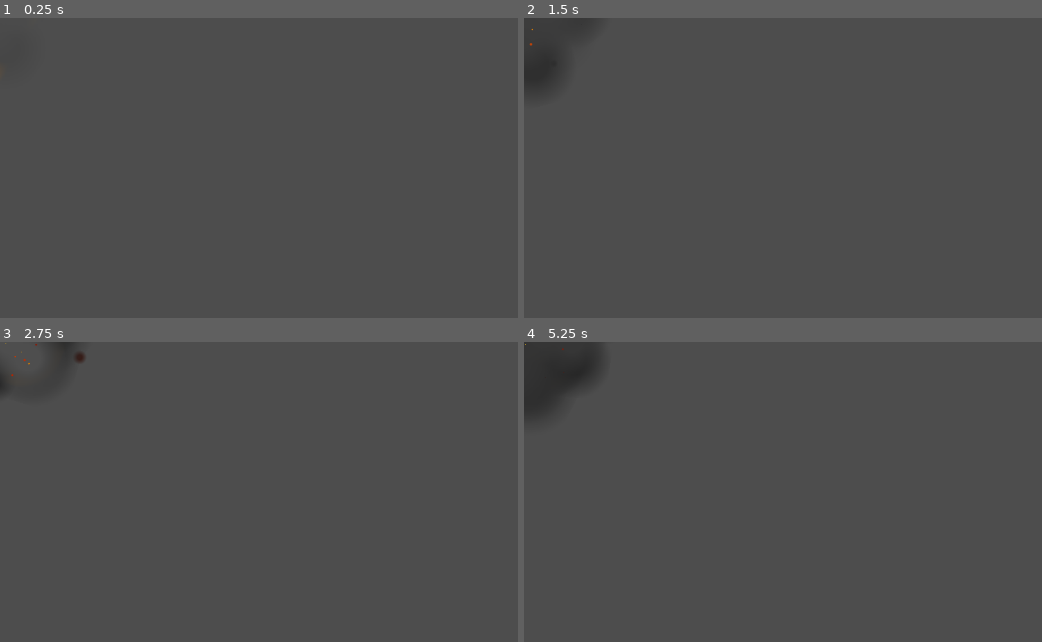
Above: before the commit, frames 1-4 (two rows, left to right).
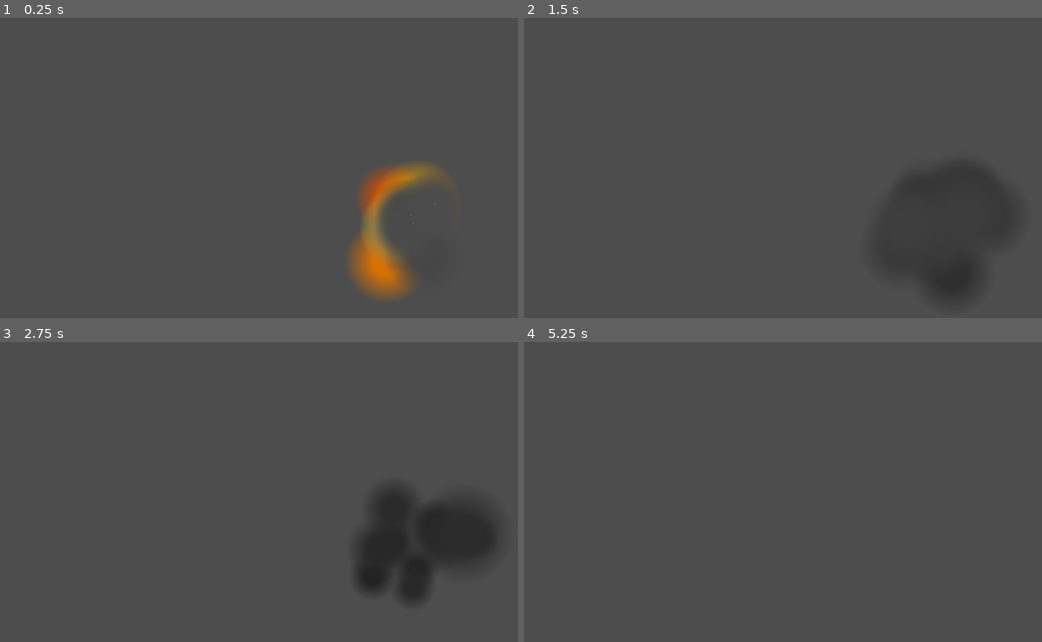
Above: after the commit, the same moments.

Repository: BlurryGames/VFXSecrets
Game: Godot game, scene res://05Explosions/DesigningTheMainExplosion/designing_the_main_explosion.tscn
The game is run twice, just before and just after one commit, with the same random seed, the same clock (stepped at 60 frames per second) and the same inputs. The project has no main scene, so this scene is started directly.
Inputs:
- Up to frame 1 (0.25 s): no input
- Up to frame 2 (1.5 s): tap Enter (ui_accept) at 0.5, 0.77 s
- Up to frame 3 (2.75 s): tap Enter (ui_accept) at 1.52 s
- Up to frame 4 (5.25 s): tap Enter (ui_accept) at 3.02, 3.5, 3.77, 4.25, 4.52, 5 s

The runs differ from the first frame. In frame 1, 3.5% of the frame differs, in the area x 67-85%, y 48-94%; in frame 2, 1.2%; in frame 3, 5.7%, in the area x 0-96%, y 0-87%; in frame 4, 2.2%.

Commit message:
Section5: Explosions / Lesson7: Animating the complete explosion

Diff:
--- a/05Explosions/DesigningTheMainExplosion/designing_the_main_explosion.tscn
+++ b/05Explosions/DesigningTheMainExplosion/designing_the_main_explosion.tscn
@@ -114,18 +114,241 @@
 scale_curve = SubResource("CurveTexture_ejmps")
 color_ramp = ExtResource("1_otcr2")
 
+[sub_resource type="Animation" id="Animation_kwllr"]
+resource_name = "explode"
+length = 3.0
+step = 0.05
+tracks/0/type = "value"
+tracks/0/imported = false
+tracks/0/enabled = true
+tracks/0/path = NodePath("Explosion/FireBallParticles2D:emitting")
+tracks/0/interp = 1
+tracks/0/loop_wrap = true
+tracks/0/keys = {
+"times": PackedFloat32Array(0, 0.5),
+"transitions": PackedFloat32Array(1, 1),
+"update": 1,
+"values": [true, false]
+}
+tracks/1/type = "value"
+tracks/1/imported = false
+tracks/1/enabled = true
+tracks/1/path = NodePath("Explosion/FireTrails/FireTrailParticles2D:emitting")
+tracks/1/interp = 1
+tracks/1/loop_wrap = true
+tracks/1/keys = {
+"times": PackedFloat32Array(0.05, 0.55),
+"transitions": PackedFloat32Array(1, 1),
+"update": 1,
+"values": [true, false]
+}
+tracks/2/type = "value"
+tracks/2/imported = false
+tracks/2/enabled = true
+tracks/2/path = NodePath("Explosion/FireTrails/FireTrailParticles2D2:emitting")
+tracks/2/interp = 1
+tracks/2/loop_wrap = true
+tracks/2/keys = {
+"times": PackedFloat32Array(0.15, 0.65),
+"transitions": PackedFloat32Array(1, 1),
+"update": 1,
+"values": [true, false]
+}
+tracks/3/type = "value"
+tracks/3/imported = false
+tracks/3/enabled = true
+tracks/3/path = NodePath("Explosion/FireTrails/FireTrailParticles2D3:emitting")
+tracks/3/interp = 1
+tracks/3/loop_wrap = true
+tracks/3/keys = {
+"times": PackedFloat32Array(0.25, 0.75),
+"transitions": PackedFloat32Array(1, 1),
+"update": 1,
+"values": [true, false]
+}
+tracks/4/type = "value"
+tracks/4/imported = false
+tracks/4/enabled = true
+tracks/4/path = NodePath("Explosion/FireTrails/FireTrailParticles2D4:emitting")
+tracks/4/interp = 1
+tracks/4/loop_wrap = true
+tracks/4/keys = {
+"times": PackedFloat32Array(0.1, 0.6),
+"transitions": PackedFloat32Array(1, 1),
+"update": 1,
+"values": [true, false]
+}
+tracks/5/type = "value"
+tracks/5/imported = false
+tracks/5/enabled = true
+tracks/5/path = NodePath("Explosion/FireTrails/FireTrailParticles2D5:emitting")
+tracks/5/interp = 1
+tracks/5/loop_wrap = true
+tracks/5/keys = {
+"times": PackedFloat32Array(0.05, 0.55),
+"transitions": PackedFloat32Array(1, 1),
+"update": 1,
+"values": [true, false]
+}
+tracks/6/type = "value"
+tracks/6/imported = false
+tracks/6/enabled = true
+tracks/6/path = NodePath("Explosion/FireBurstParticles2D:emitting")
+tracks/6/interp = 1
+tracks/6/loop_wrap = true
+tracks/6/keys = {
+"times": PackedFloat32Array(0, 0.5),
+"transitions": PackedFloat32Array(1, 1),
+"update": 1,
+"values": [true, false]
+}
+tracks/7/type = "value"
+tracks/7/imported = false
+tracks/7/enabled = true
+tracks/7/path = NodePath("Explosion/SparkleParticles2D:emitting")
+tracks/7/interp = 1
+tracks/7/loop_wrap = true
+tracks/7/keys = {
+"times": PackedFloat32Array(0, 0.5),
+"transitions": PackedFloat32Array(1, 1),
+"update": 1,
+"values": [true, false]
+}
+tracks/8/type = "method"
+tracks/8/imported = false
+tracks/8/enabled = true
+tracks/8/path = NodePath("Explosion")
+tracks/8/interp = 1
+tracks/8/loop_wrap = true
+tracks/8/keys = {
+"times": PackedFloat32Array(3),
+"transitions": PackedFloat32Array(1),
+"values": [{
+"args": [],
+"method": &"queue_free"
+}]
+}
+
+[sub_resource type="Animation" id="Animation_7lrdh"]
+length = 0.001
+tracks/0/type = "value"
+tracks/0/imported = false
+tracks/0/enabled = true
+tracks/0/path = NodePath("Explosion/FireBallParticles2D:emitting")
+tracks/0/interp = 1
+tracks/0/loop_wrap = true
+tracks/0/keys = {
+"times": PackedFloat32Array(0),
+"transitions": PackedFloat32Array(1),
+"update": 1,
+"values": [true]
+}
+tracks/1/type = "value"
+tracks/1/imported = false
+tracks/1/enabled = true
+tracks/1/path = NodePath("Explosion/FireTrails/FireTrailParticles2D:emitting")
+tracks/1/interp = 1
+tracks/1/loop_wrap = true
+tracks/1/keys = {
+"times": PackedFloat32Array(0),
+"transitions": PackedFloat32Array(1),
+"update": 1,
+"values": [true]
+}
+tracks/2/type = "value"
+tracks/2/imported = false
+tracks/2/enabled = true
+tracks/2/path = NodePath("Explosion/FireTrails/FireTrailParticles2D2:emitting")
+tracks/2/interp = 1
+tracks/2/loop_wrap = true
+tracks/2/keys = {
+"times": PackedFloat32Array(0),
+"transitions": PackedFloat32Array(1),
+"update": 1,
+"values": [true]
+}
+tracks/3/type = "value"
+tracks/3/imported = false
+tracks/3/enabled = true
+tracks/3/path = NodePath("Explosion/FireTrails/FireTrailParticles2D3:emitting")
+tracks/3/interp = 1
+tracks/3/loop_wrap = true
+tracks/3/keys = {
+"times": PackedFloat32Array(0),
+"transitions": PackedFloat32Array(1),
+"update": 1,
+"values": [true]
+}
+tracks/4/type = "value"
+tracks/4/imported = false
+tracks/4/enabled = true
+tracks/4/path = NodePath("Explosion/FireTrails/FireTrailParticles2D4:emitting")
+tracks/4/interp = 1
+tracks/4/loop_wrap = true
+tracks/4/keys = {
+"times": PackedFloat32Array(0),
+"transitions": PackedFloat32Array(1),
+"update": 1,
+"values": [true]
+}
+tracks/5/type = "value"
+tracks/5/imported = false
+tracks/5/enabled = true
+tracks/5/path = NodePath("Explosion/FireTrails/FireTrailParticles2D5:emitting")
+tracks/5/interp = 1
+tracks/5/loop_wrap = true
+tracks/5/keys = {
+"times": PackedFloat32Array(0),
+"transitions": PackedFloat32Array(1),
+"update": 1,
+"values": [true]
+}
+tracks/6/type = "value"
+tracks/6/imported = false
+tracks/6/enabled = true
+tracks/6/path = NodePath("Explosion/FireBurstParticles2D:emitting")
+tracks/6/interp = 1
+tracks/6/loop_wrap = true
+tracks/6/keys = {
+"times": PackedFloat32Array(0),
+"transitions": PackedFloat32Array(1),
+"update": 1,
+"values": [true]
+}
+tracks/7/type = "value"
+tracks/7/imported = false
+tracks/7/enabled = true
+tracks/7/path = NodePath("Explosion/SparkleParticles2D:emitting")
+tracks/7/interp = 1
+tracks/7/loop_wrap = true
+tracks/7/keys = {
+"times": PackedFloat32Array(0),
+"transitions": PackedFloat32Array(1),
+"update": 1,
+"values": [true]
+}
+
+[sub_resource type="AnimationLibrary" id="AnimationLibrary_b4jii"]
+_data = {
+"RESET": SubResource("Animation_7lrdh"),
+"explode": SubResource("Animation_kwllr")
+}
+
 [node name="DesigningTheMainExplosion" type="Node"]
 
-[node name="FireBallParticles2D" type="GPUParticles2D" parent="."]
+[node name="Explosion" type="Node2D" parent="."]
+position = Vector2(604, 300)
+
+[node name="FireBallParticles2D" type="GPUParticles2D" parent="Explosion"]
 process_material = SubResource("ParticleProcessMaterial_ks8nh")
 texture = ExtResource("1_lvb5d")
 lifetime = 0.5
 explosiveness = 0.3
 randomness = 1.0
 
-[node name="FireTrails" type="Node2D" parent="."]
-
-[node name="FireTrailParticles2D" type="GPUParticles2D" parent="FireTrails"]
+[node name="FireTrails" type="Node2D" parent="Explosion"]
+
+[node name="FireTrailParticles2D" type="GPUParticles2D" parent="Explosion/FireTrails"]
 amount = 50
 process_material = SubResource("ParticleProcessMaterial_oe4ro")
 texture = ExtResource("3_ckfbu")
@@ -133,7 +356,7 @@
 randomness = 0.5
 trail_enabled = true
 
-[node name="FireTrailParticles2D2" type="GPUParticles2D" parent="FireTrails"]
+[node name="FireTrailParticles2D2" type="GPUParticles2D" parent="Explosion/FireTrails"]
 amount = 50
 process_material = SubResource("ParticleProcessMaterial_oe4ro")
 texture = ExtResource("3_ckfbu")
@@ -141,7 +364,7 @@
 randomness = 0.5
 trail_enabled = true
 
-[node name="FireTrailParticles2D3" type="GPUParticles2D" parent="FireTrails"]
+[node name="FireTrailParticles2D3" type="GPUParticles2D" parent="Explosion/FireTrails"]
 amount = 50
 process_material = SubResource("ParticleProcessMaterial_oe4ro")
 texture = ExtResource("3_ckfbu")
@@ -149,7 +372,7 @@
 randomness = 0.5
 trail_enabled = true
 
-[node name="FireTrailParticles2D4" type="GPUParticles2D" parent="FireTrails"]
+[node name="FireTrailParticles2D4" type="GPUParticles2D" parent="Explosion/FireTrails"]
 amount = 50
 process_material = SubResource("ParticleProcessMaterial_oe4ro")
 texture = ExtResource("3_ckfbu")
@@ -157,7 +380,7 @@
 randomness = 0.5
 trail_enabled = true
 
-[node name="FireTrailParticles2D5" type="GPUParticles2D" parent="FireTrails"]
+[node name="FireTrailParticles2D5" type="GPUParticles2D" parent="Explosion/FireTrails"]
 amount = 50
 process_material = SubResource("ParticleProcessMaterial_oe4ro")
 texture = ExtResource("3_ckfbu")
@@ -165,7 +388,7 @@
 randomness = 0.5
 trail_enabled = true
 
-[node name="FireBurstParticles2D" type="GPUParticles2D" parent="."]
+[node name="FireBurstParticles2D" type="GPUParticles2D" parent="Explosion"]
 amount = 16
 process_material = SubResource("ParticleProcessMaterial_p7out")
 texture = ExtResource("1_lvb5d")
@@ -173,9 +396,16 @@
 preprocess = 0.6
 explosiveness = 0.6
 
-[node name="SparkleParticles2D" type="GPUParticles2D" parent="."]
+[node name="SparkleParticles2D" type="GPUParticles2D" parent="Explosion"]
 amount = 32
 process_material = SubResource("ParticleProcessMaterial_63vhb")
 texture = ExtResource("4_ydfp0")
 explosiveness = 0.2
 randomness = 1.0
+
+[node name="AnimationPlayer" type="AnimationPlayer" parent="Explosion"]
+root_node = NodePath("../..")
+libraries = {
+"": SubResource("AnimationLibrary_b4jii")
+}
+autoplay = "explode"
Not shown: 1 places in 05Explosions/DesigningTheMainExplosion/designing_the_main_explosion.tscn that only renumber resources
